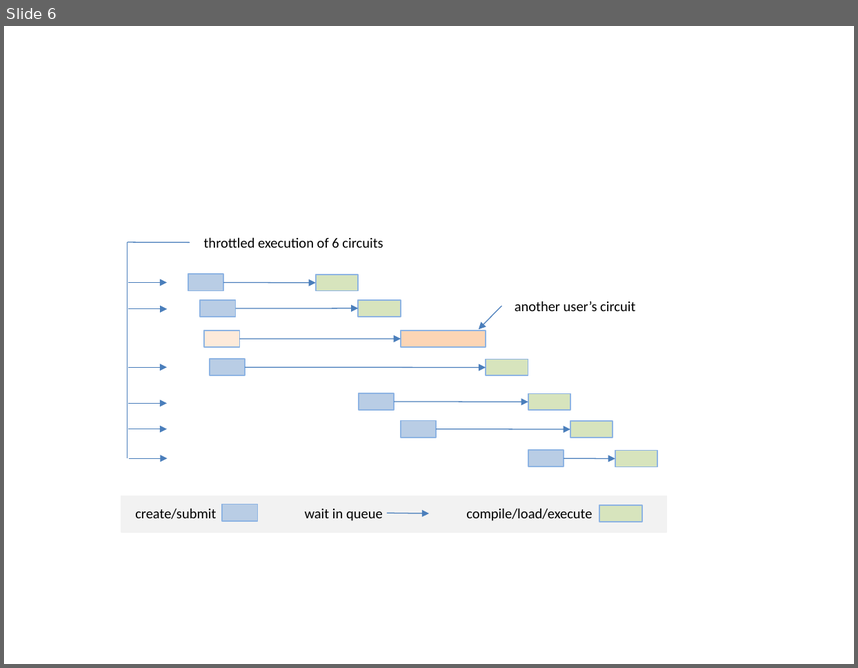
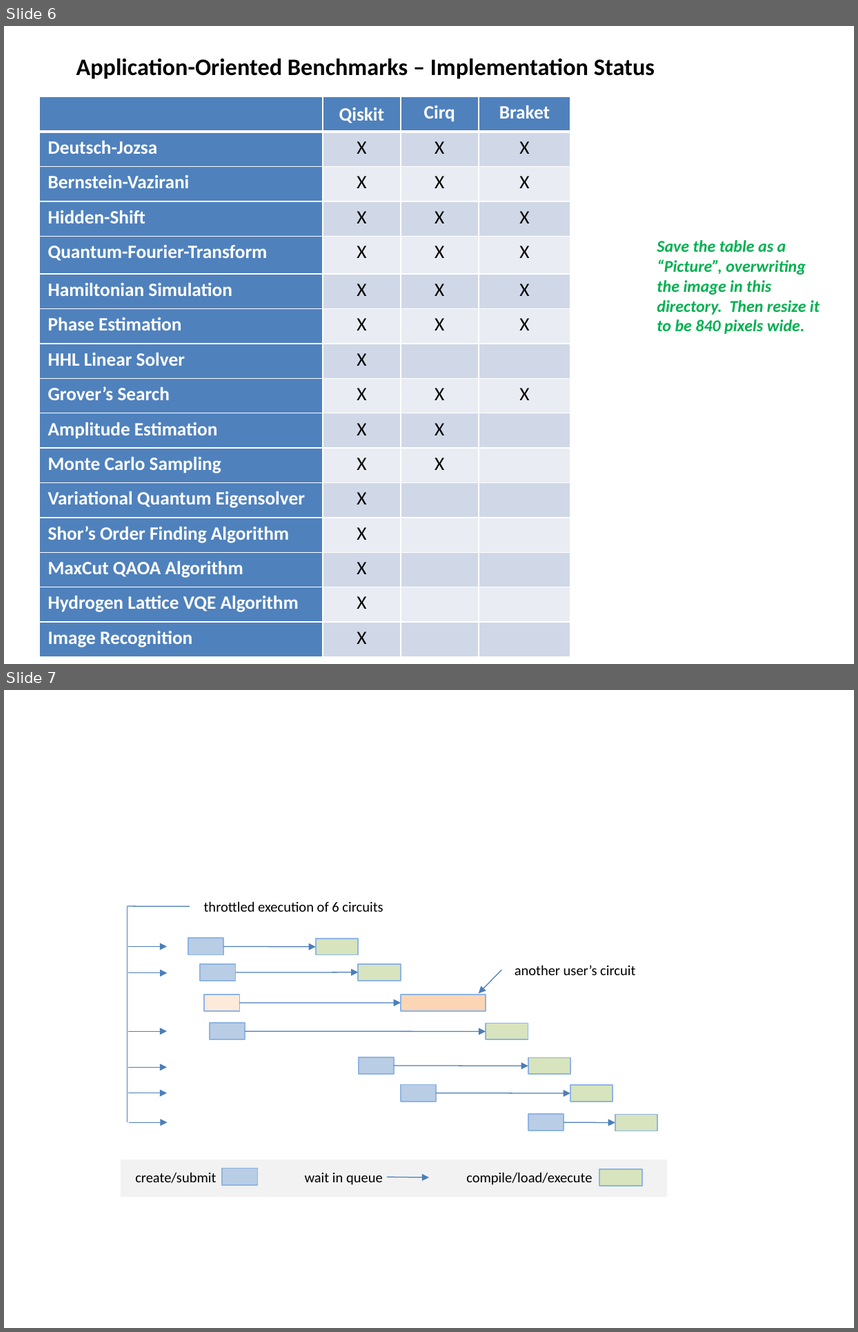
Before and after one commit to SRI-International/QC-App-Oriented-Benchmarks, a slide deck: _doc/images/benchmark_modules.pptx. Shown one above the other, each under a label of ours: slide 6 before the commit, slides 6 and 7 after it. The pictures are 858x668 and 858x1332 pixels, drawn with LibreOffice and Linux fonts; fonts in the diff are those of the drawing. Boxes give left, top, right and bottom in pixels: in the first picture for what was removed or moved away, otherwise in the second. Text is boxed around its words. In the diff, an @@ line names an element or a change of style, - is before the commit and + after.

Commit message:
Update benchmark status image

```diff
--- a/_doc/images/benchmark_modules.pptx
+++ b/_doc/images/benchmark_modules.pptx
@@ slide 6 added at (4,26,854,664), background #FFFFFF @@
@@ text added at (76,58,655,79), 20 pt, text #000000, bold @@
+Application-Oriented Benchmarks – Implementation Status
@@ table added at (40,96,571,657), 16 rows, 4 columns @@
+ | Qiskit | Cirq | Braket
+Deutsch-Jozsa | X | X | X
+Bernstein-Vazirani | X | X | X
+Hidden-Shift | X | X | X
+Quantum-Fourier-Transform | X | X | X
+Hamiltonian Simulation | X | X | X
+Phase Estimation | X | X | X
+HHL Linear Solver | X |  | 
+Grover’s Search | X | X | X
+Amplitude Estimation | X | X | 
+Monte Carlo Sampling | X | X | 
+Variational Quantum Eigensolver | X |  | 
+Shor’s Order Finding Algorithm | X |  | 
+MaxCut QAOA Algorithm | X |  | 
+Hydrogen Lattice VQE Algorithm | X |  | 
+Image Recognition | X |  | 
@@ text added at (657,240,820,334), 14 pt, text #00B050, bold, italic @@
+Save the table as a “Picture”, overwriting the image in this directory. Then resize it to be 840 pixels wide.
@@ what was slide 6 is now slide 7 @@
```
Also in this commit, not shown: 1 other file.
